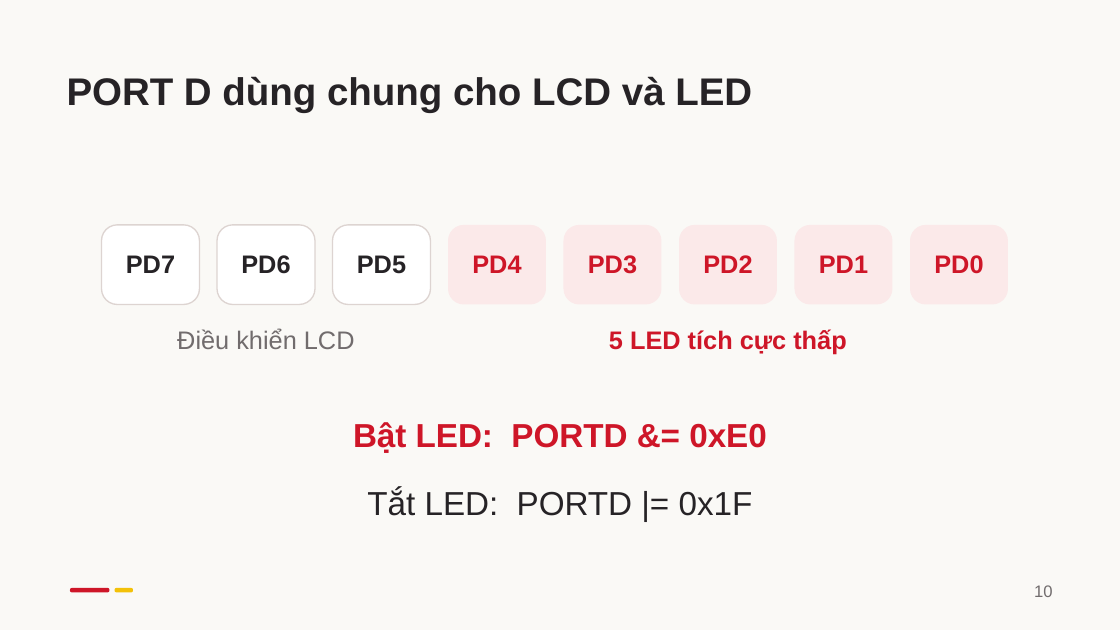
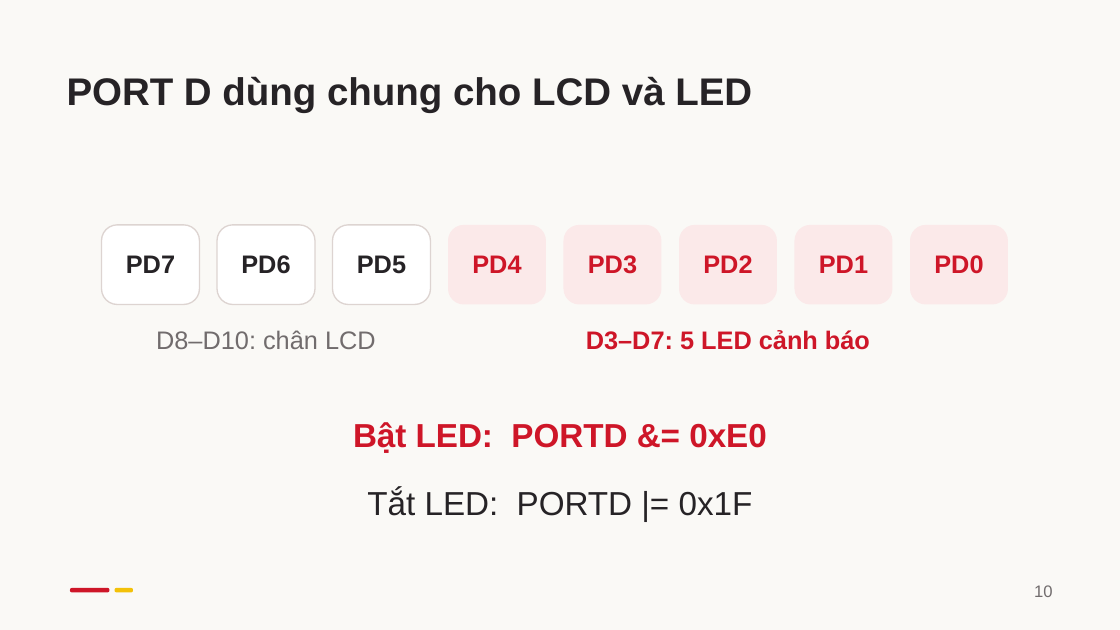
Before and after one commit to kudohieu1209/ET1-DA2, a slide deck: slide 10 of docs/report/slides/DA2_Bao_cao_HUST.pptx. Drawn at 1120x630 pixels with LibreOffice and Linux fonts; fonts in the diff are those of the drawing. Boxes give left, top, right and bottom in pixels: in the first picture for what was removed or moved away, otherwise in the second. Text is boxed around its words. In the diff, an @@ line names an element or a change of style, - is before the commit and + after.

```diff
--- a/docs/report/slides/DA2_Bao_cao_HUST.pptx
+++ b/docs/report/slides/DA2_Bao_cao_HUST.pptx
@@ text at (156, 330, 376, 349): text changed @@
-Điều khiển LCD
+D8–D10: chân LCD
@@ text at (586, 330, 870, 350): text changed @@
-5 LED tích cực thấp
+D3–D7: 5 LED cảnh báo
```
Also in this commit, not shown: 8 other slides changed, 4 slides added, 7 slides removed, 7 other files.
